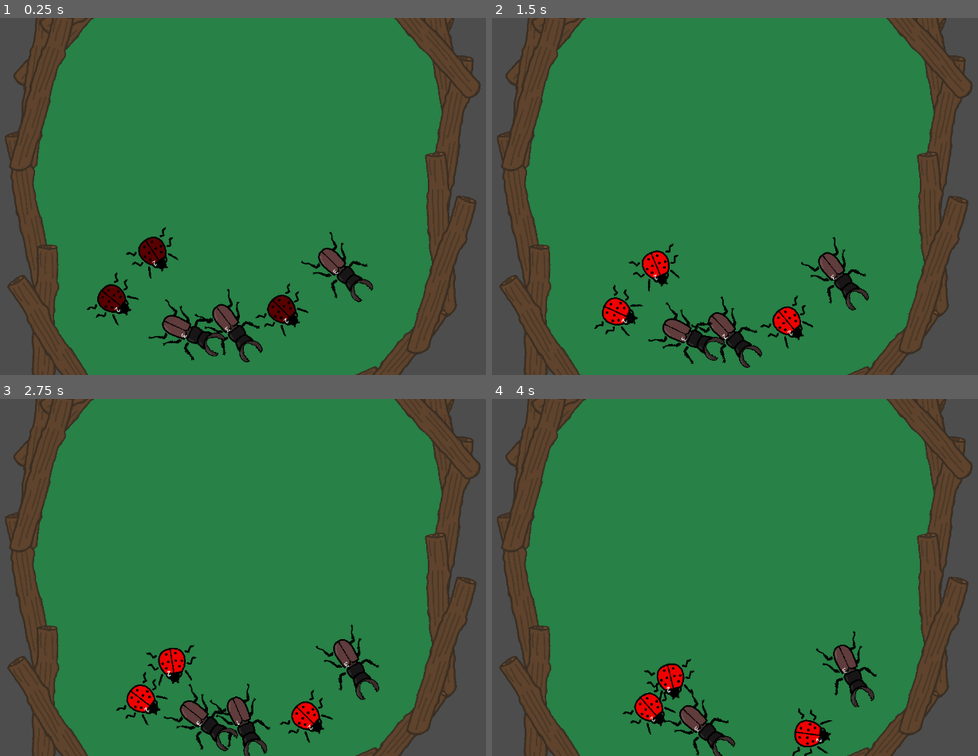
Above: before the commit, frames 1-4 (two rows, left to right).
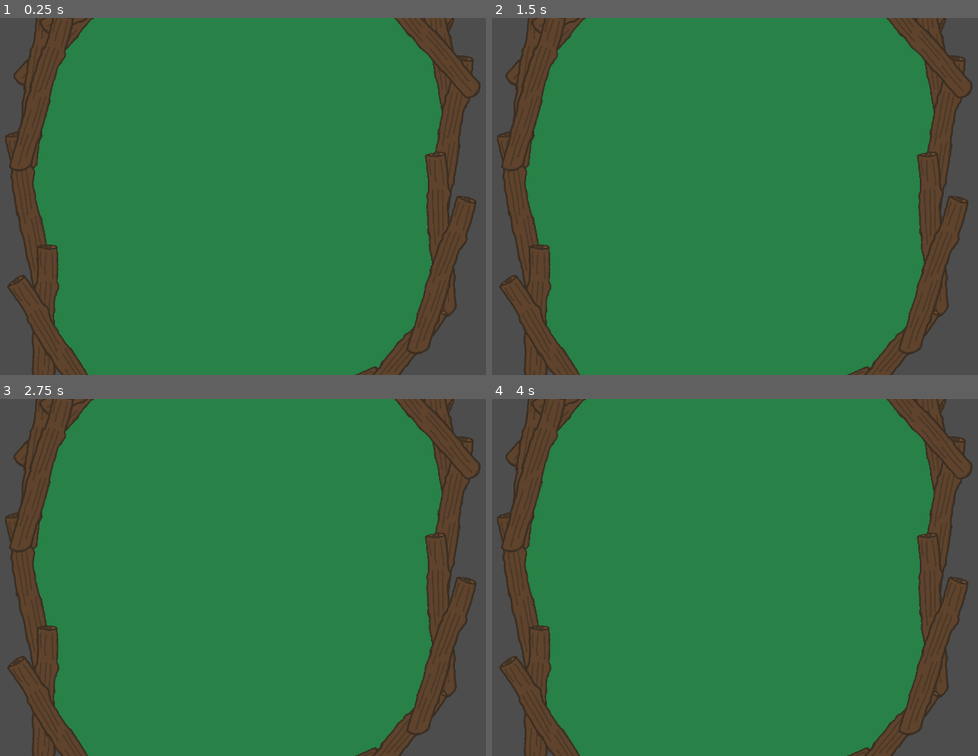
Above: after the commit, the same moments.

Repository: YewChian/BeetleArena
Game: Godot game, scene res://arena.tscn
The game is run twice, just before and just after one commit, with the same random seed, the same clock (stepped at 60 frames per second) and the same inputs. This scene is started directly instead of the project's main scene.
Inputs (mouse positions are in pixels of both pictures, inside the frame that each line leads up to):
- Up to frame 1 (0.25 s): no input
- Up to frame 2 (1.5 s): move the mouse to (885, 178) at 0.52 s; tap Mouse wheel down (mouse_wheel_down) at 0.6 s; move the mouse to (618, 214) at 1.27 s; tap Mouse wheel up (mouse_wheel_up) at 1.35 s
- Up to frame 3 (2.75 s): move the mouse to (315, 498) at 2.02 s; tap Mouse wheel down (mouse_wheel_down) at 2.1 s
- Up to frame 4 (4 s): move the mouse to (715, 648) at 2.77 s; tap Mouse wheel up (mouse_wheel_up) at 2.85 s; move the mouse to (939, 631) at 3.52 s; tap Mouse wheel down (mouse_wheel_down) at 3.6 s

The runs differ from the first frame. In frame 1, 3.9% of the frame differs, in the area x 17-77%, y 58-97%; in frame 2, 3.8%; in frame 3, 3.9%; in frame 4, 3.1%.

Commit message:
barely added some team logic to the hurtbox detection

Diff:
--- a/Bodies/Beetle.gd
+++ b/Bodies/Beetle.gd
@@ -11,6 +11,7 @@
 var str
 var base_spd
 var aggro_spd
+var team
 
 var state
 var turn_rate
@@ -119,7 +120,7 @@
 
 func hurtbox_area_entered(area):
 	var area_owner = area.get_parent().get_parent().get_parent()
-	if area_owner != self and is_invulnerable == false:
+	if area_owner.team != team and is_invulnerable == false:
 		is_invulnerable = true
 		end -= 1
 		$InvulnerableTimer.start()
--- a/arena.tscn
+++ b/arena.tscn
@@ -1,8 +1,6 @@
-[gd_scene load_steps=4 format=3 uid="uid://cfnftv27jsqvd"]
+[gd_scene load_steps=2 format=3 uid="uid://cfnftv27jsqvd"]
 
 [ext_resource type="Texture2D" uid="uid://cydjm1giugtj7" path="res://Assets/Arenas/BEETLEARENA1.png" id="1_x7iif"]
-[ext_resource type="PackedScene" uid="uid://teiess873lvn" path="res://Bodies/LadyBug.tscn" id="3_36j7u"]
-[ext_resource type="PackedScene" uid="uid://bpughwrnvnx0i" path="res://Bodies/StagBeetle.tscn" id="3_57vcr"]
 
 [node name="Arena" type="Node2D"]
 
@@ -15,24 +13,6 @@
 [node name="Sprite2D" type="Sprite2D" parent="Arena1Sprite"]
 texture = ExtResource("1_x7iif")
 
-[node name="LadyBug" parent="." instance=ExtResource("3_36j7u")]
-position = Vector2(-1591, 1335)
-
-[node name="StagBeetle" parent="." instance=ExtResource("3_57vcr")]
-position = Vector2(-246, 1602)
-
-[node name="LadyBug2" parent="." instance=ExtResource("3_36j7u")]
-position = Vector2(449, 1474)
-
-[node name="StagBeetle2" parent="." instance=ExtResource("3_57vcr")]
-position = Vector2(1057, 897)
-
-[node name="LadyBug3" parent="." instance=ExtResource("3_36j7u")]
-position = Vector2(-1133, 791)
-
-[node name="StagBeetle3" parent="." instance=ExtResource("3_57vcr")]
-position = Vector2(-780, 1645)
-
 [node name="Terrain" type="Node2D" parent="."]
 
 [node name="StaticBody2D" type="StaticBody2D" parent="."]
